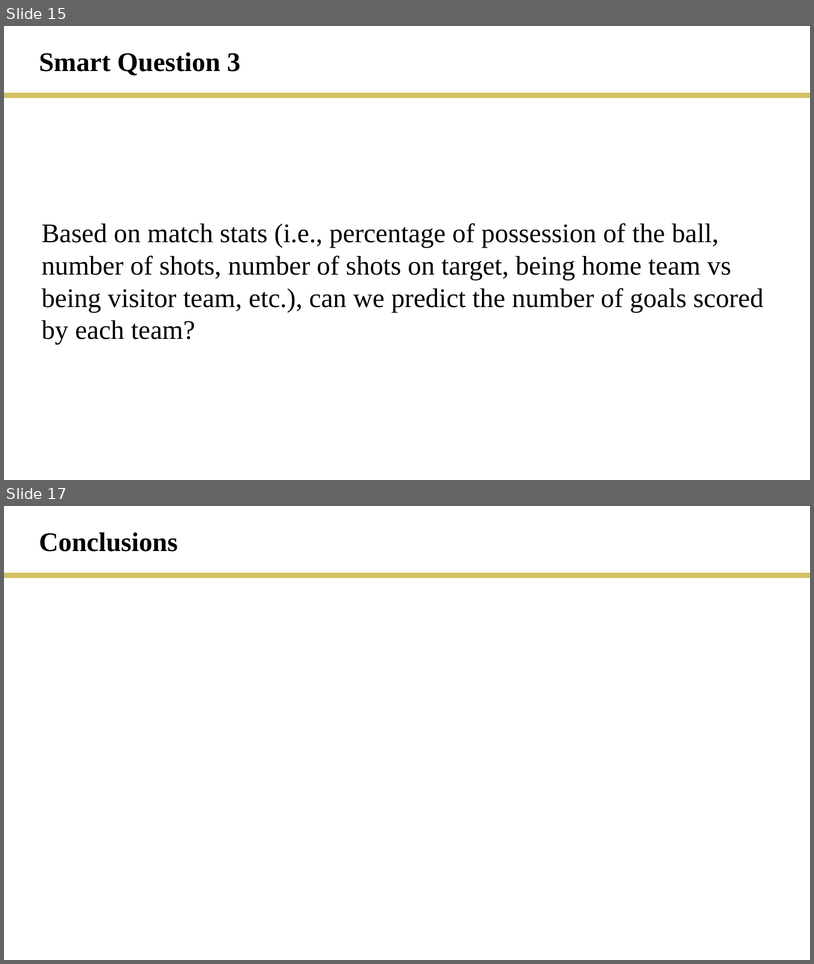
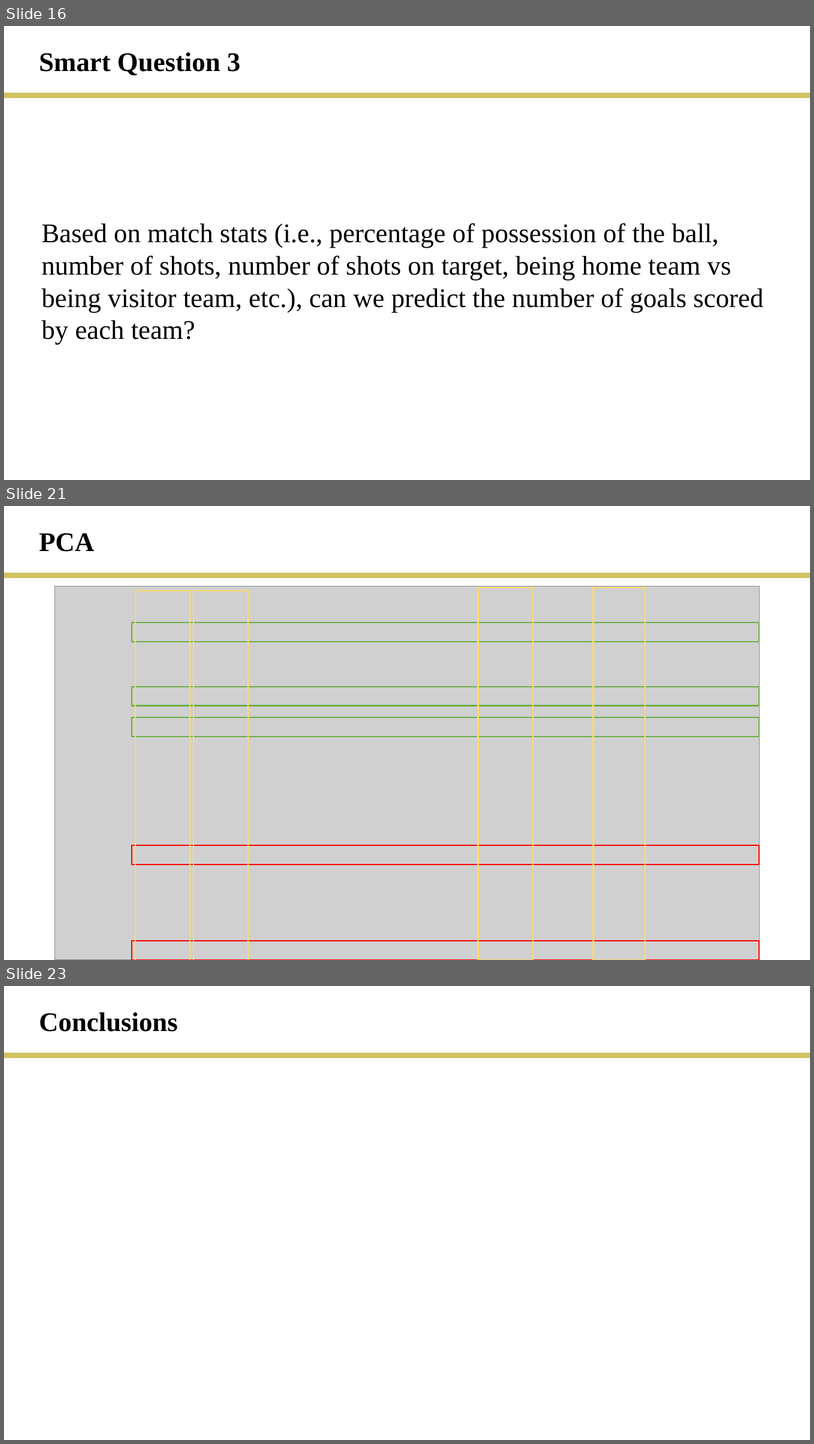
Before and after one commit to rmesina/T2_Codes-R-Us, a slide deck: final_project/T2_final_project.pptx. Shown one above the other, each under a label of ours: slides 15 and 17 before the commit, slides 16, 21 and 23 after it; the slides between them are not shown. The pictures are 814x964 and 814x1444 pixels, drawn with LibreOffice and Linux fonts; fonts in the diff are those of the drawing; grey boxes stand for pictures. Boxes give left, top, right and bottom in pixels: in the first picture for what was removed or moved away, otherwise in the second. Text is boxed around its words. In the diff, an @@ line names an element or a change of style, - is before the commit and + after.

```diff
--- a/final_project/T2_final_project.pptx
+++ b/final_project/T2_final_project.pptx
@@ slide 21 added at [4, 506, 810, 960], background #FFFFFF @@
@@ text added at [39, 533, 94, 552], 32 pt, text #000000, bold @@
+PCA
@@ line added from (4, 576) to (810, 576), #D2C264 6 pt @@
@@ rectangle added at [132, 586, 249, 960], outline #FFD966 1.5 pt @@
@@ rectangle added at [135, 591, 191, 960], outline #FFD966 1.5 pt @@
@@ rectangle added at [194, 591, 249, 960], outline #FFD966 1.5 pt @@
@@ group added at [55, 586, 760, 960]: 7 rectangles, 1 picture @@
@@ what was slide 15 is now slide 16 @@
@@ what was slide 17 is now slide 23 @@
```
Also in this commit, not shown: 1 slide changed, 6 other slides added, 1 slide removed, 2 other files.
